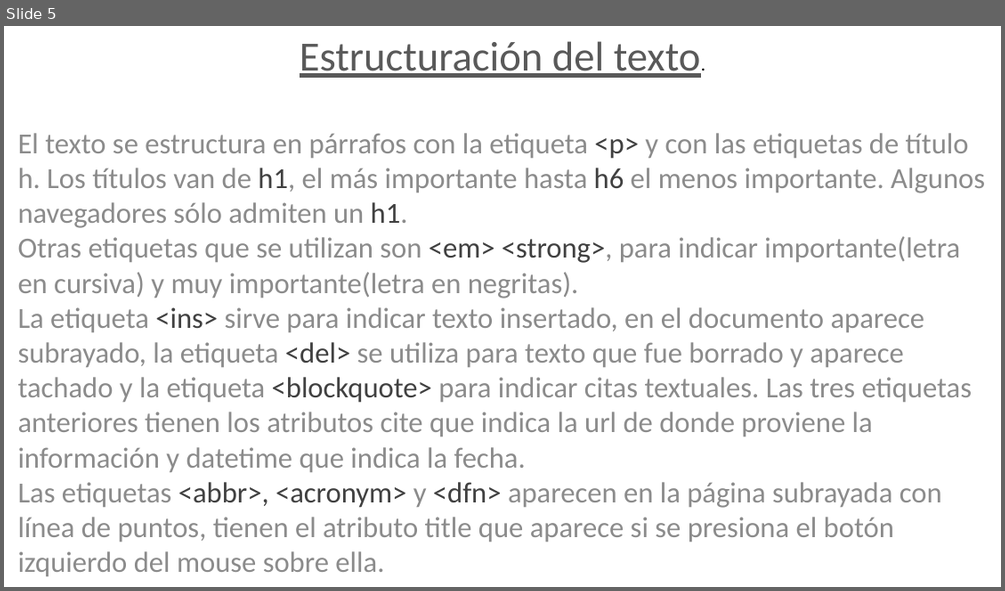
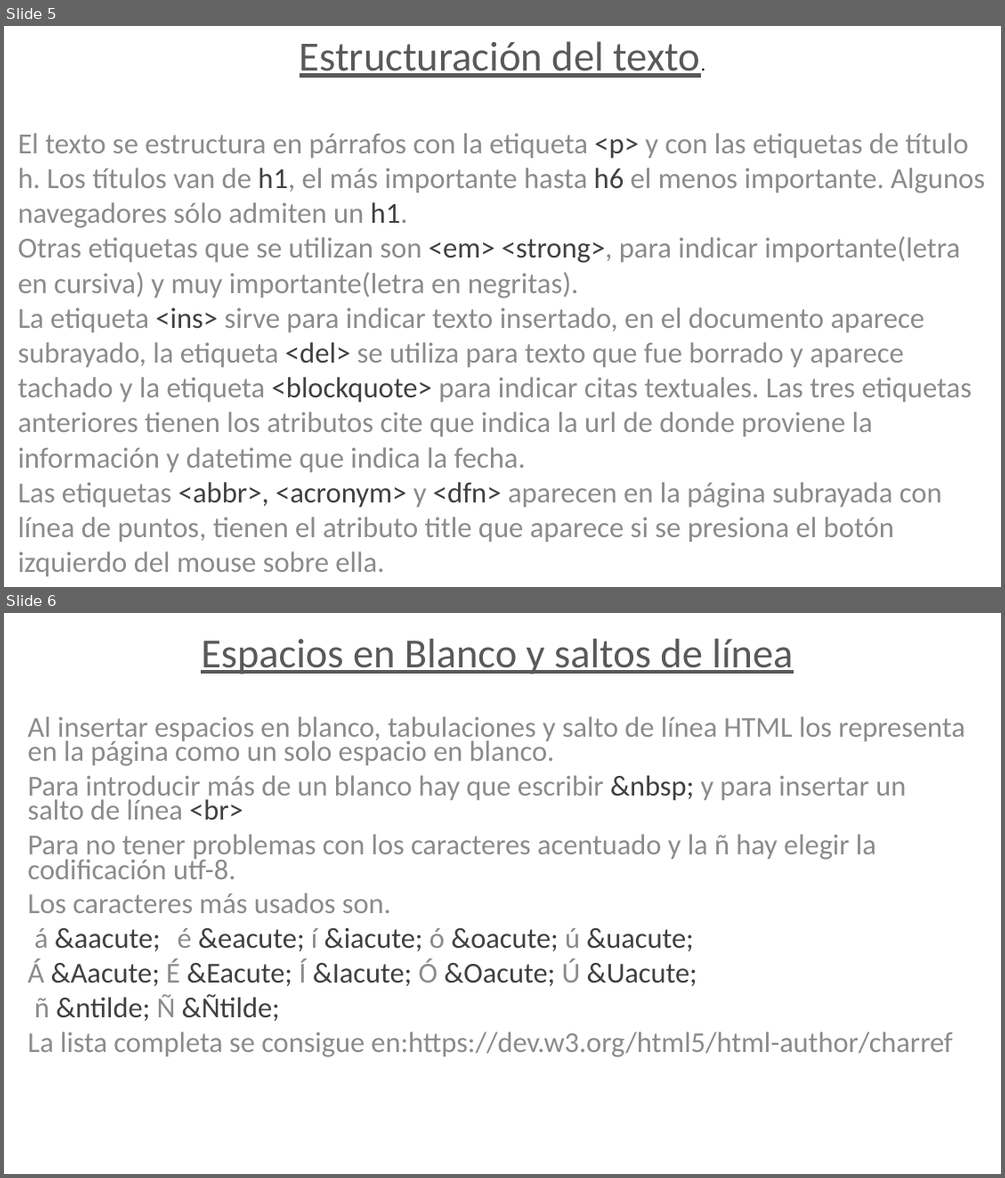
Before and after one commit to juanjomac/ApunteHtml, a slide deck: Presentación1.pptx. Shown one above the other, each under a label of ours: slide 5 before the commit, slides 5 and 6 after it. The pictures are 1005x591 and 1005x1178 pixels, drawn with LibreOffice and Linux fonts; fonts in the diff are those of the drawing. Boxes give left, top, right and bottom in pixels: in the first picture for what was removed or moved away, otherwise in the second. Text is boxed around its words. In the diff, an @@ line names an element or a change of style, - is before the commit and + after.

```diff
--- a/Presentación1.pptx
+++ b/Presentación1.pptx
@@ slide 6 added at [4,613,1001,1174], background #FFFFFF @@
@@ text added at [28,639,964,1057], 27.8 pt, text #8C8C8C @@
+Espacios en Blanco y saltos de línea
+Al insertar espacios en blanco, tabulaciones y salto de línea HTML los representa en la página como un solo espacio en blanco.
+Para introducir más de un blanco hay que escribir &nbsp; y para insertar un salto de línea <br>
+Para no tener problemas con los caracteres acentuado y la ñ hay elegir la codificación utf-8.
+Los caracteres más usados son.
+á &aacute; é &eacute; í &iacute; ó &oacute; ú &uacute;
+Á &Aacute; É &Eacute; Í &Iacute; Ó &Oacute; Ú &Uacute;
+ñ &ntilde; Ñ &Ñtilde;
+La lista completa se consigue en:https://dev.w3.org/html5/html-author/charref
```
Also in this commit, not shown: 1 slide changed, 11 other slides added, 1 slide removed.
